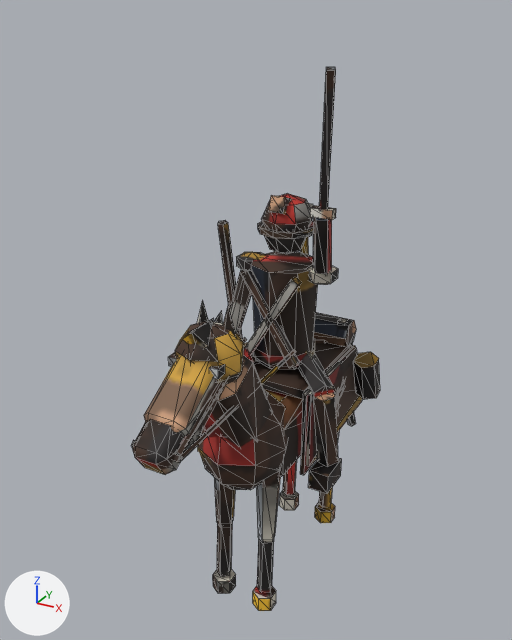
A saved change to the glTF model game/assets/models/assault_dl4_red.glb.
Both versions are drawn from a 50 mm lens placed at (0.424, -0.86, 0.84), pointed at (-0.024, -0.045, 0.432). Arrows for +X, +Y and +Z are at lower left; the lights stay in place. The picture after the commit comes second. Mesh edges are drawn as thin lines. Vertices at exactly the same position are counted once.

In view in the first picture: 'assault_dl4_red'.
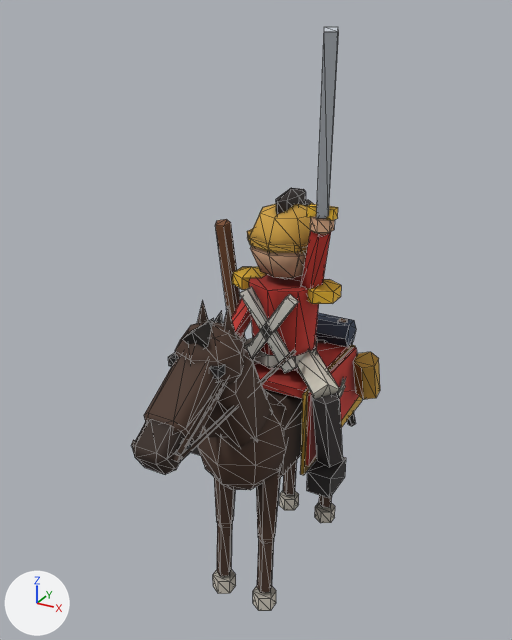
Location of each change, [x1, y1, x2, y2] in pixels of the pictures (512 x 640 px; the box of a moved part takes in the faces that stretch with it):
'assault_dl4_red', reshaped (7% taller): before [131, 67, 380, 611]; after [131, 27, 380, 611]
part 1 of me_cube, added: after [307, 204, 338, 221]
part 2 of me_cube, rebuilt (19% wider): before [218, 220, 243, 339]; after [215, 219, 245, 339]
part 3 of me_cube, rebuilt (33% wider, 33% taller): before [319, 67, 336, 211]; after [316, 27, 339, 219]
part 4 of me_cube, moved or reshaped: before [198, 194, 342, 494]; after [191, 188, 346, 498]
part 5 of me_cube, surface changed: before [132, 194, 380, 611]; after [132, 204, 380, 611]

What the commit changed:
me_cube is used by ob_assault_dl4_red; location (0.0, 0.0, 0.0).
me_cube had 874 vertices, 1400 faces and spanned x -0.112..0.112, y -0.343..0.257, z 0.0..0.781.
me_cube now has 916 vertices, 1464 faces and spans x -0.12..0.12, y -0.343..0.257, z 0.0..0.822.
me_cube part 1: a new loose piece, a box spanning x 0.058..0.094, y -0.06..-0.046, z 0.598..0.612, in mat_baked (picture img_bake).
me_cube part 2: the loose piece of 10 vertices spanning x -0.102..-0.084, y -0.026..0.048, z 0.269..0.562 is rebuilt with 10 vertices and now spans x -0.106..-0.081, y -0.03..0.052, z 0.268..0.562.
me_cube part 3: the loose piece of 8 vertices spanning x 0.071..0.107, y -0.107..-0.048, z 0.609..0.781 is rebuilt with 8 vertices and now spans x 0.067..0.115, y -0.125..-0.045, z 0.598..0.822.
me_cube part 4: 208 vertices moved from x -0.112..0.112, y -0.077..0.07, z 0.2..0.611 to x -0.12..0.12, y -0.085..0.09, z 0.2..0.604; 40 vertices removed from x -0.071..0.093, y -0.07..0.074, z 0.395..0.611; 60 vertices added at x -0.073..0.089, y -0.069..0.094, z 0.392..0.614.
me_cube part 5: 1269 kept faces spanning x -0.12..0.12, y -0.343..0.257, z 0.0..0.599 get new texture (UV) coordinates.
Other edits to the shape of me_cube do not show in these pictures.
